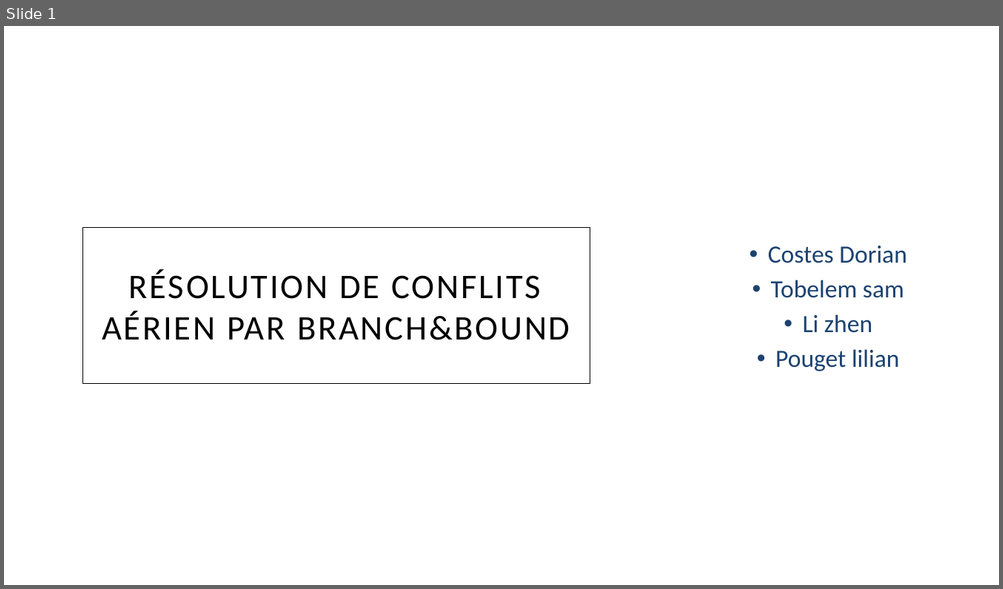
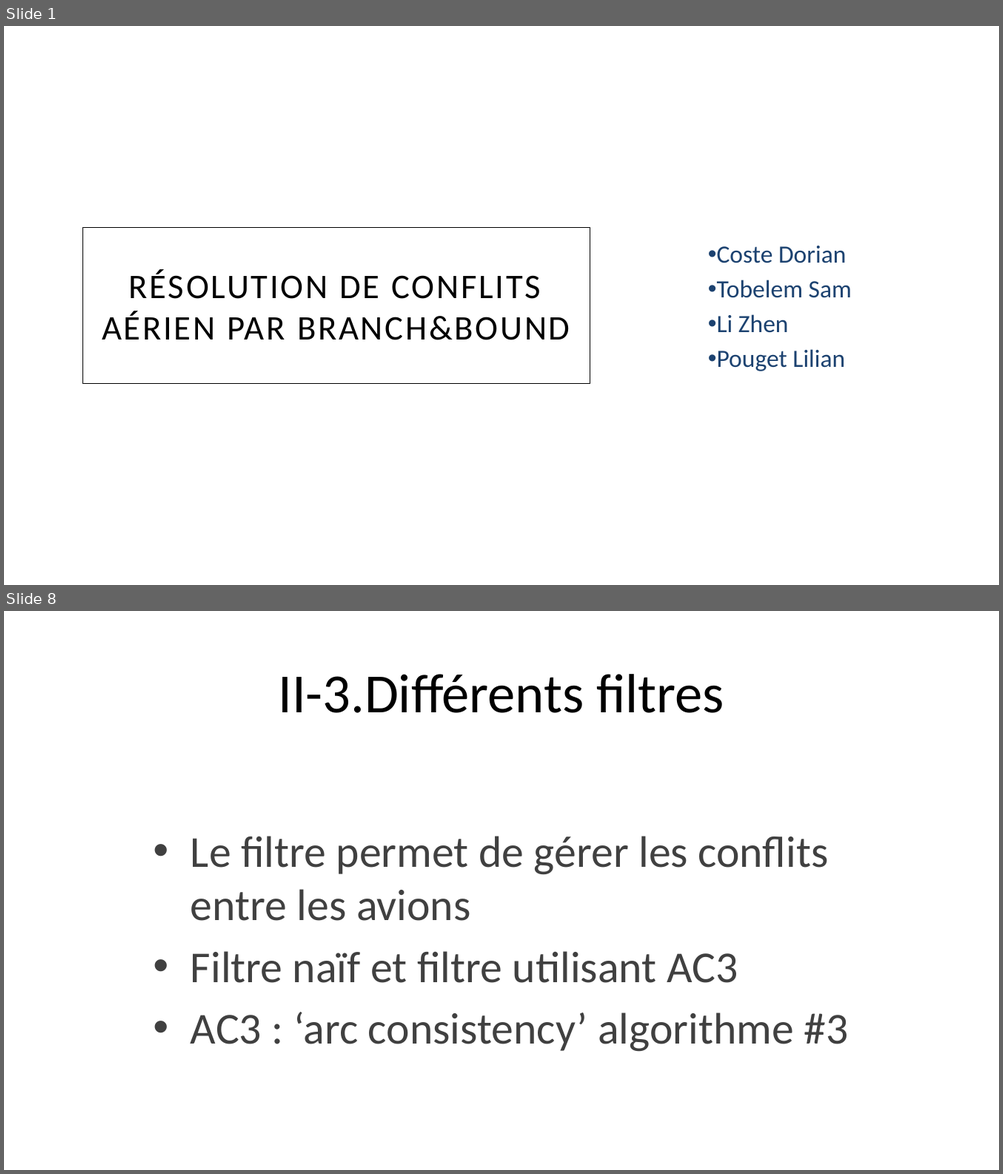
Before and after one commit to doriancoste/conflicts_resolution, a slide deck: template.pptx. Shown one above the other, each under a label of ours: slide 1 before the commit, slides 1 and 8 after it; the slides between them are not shown. The pictures are 1003x589 and 1003x1174 pixels, drawn with LibreOffice and Linux fonts; fonts in the diff are those of the drawing; background and template pictures are left out. Boxes give left, top, right and bottom in pixels: in the first picture for what was removed or moved away, otherwise in the second. Text is boxed around its words. In the diff, an @@ line names an element or a change of style, - is before the commit and + after.

```diff
--- a/template.pptx
+++ b/template.pptx
@@ slide 8 added at (x1=4, y1=611, x2=999, y2=1170), background picture (left out) @@
@@ title added at (x1=278, y1=674, x2=724, y2=713), 40 pt, text #000000 @@
+II-3.Différents filtres
@@ text added at (x1=190, y1=836, x2=848, y2=1052), 32 pt, text #404040 @@
+• Le filtre permet de gérer les conflits entre les avions
+• Filtre naïf et filtre utilisant AC3
+• AC3 : ‘arc consistency’ algorithme #3
@@ slide 1 changed as well @@
@@ subtitle at (x1=717, y1=246, x2=851, y2=372): text changed @@
-• Costes Dorian
-• Tobelem sam
-• Li zhen
-• Pouget lilian
+• Coste Dorian
+• Tobelem Sam
+• Li Zhen
+• Pouget Lilian
```
Also in this commit, not shown: 2 other slides changed, 13 other slides added, 5 slides removed, 2 other files.
